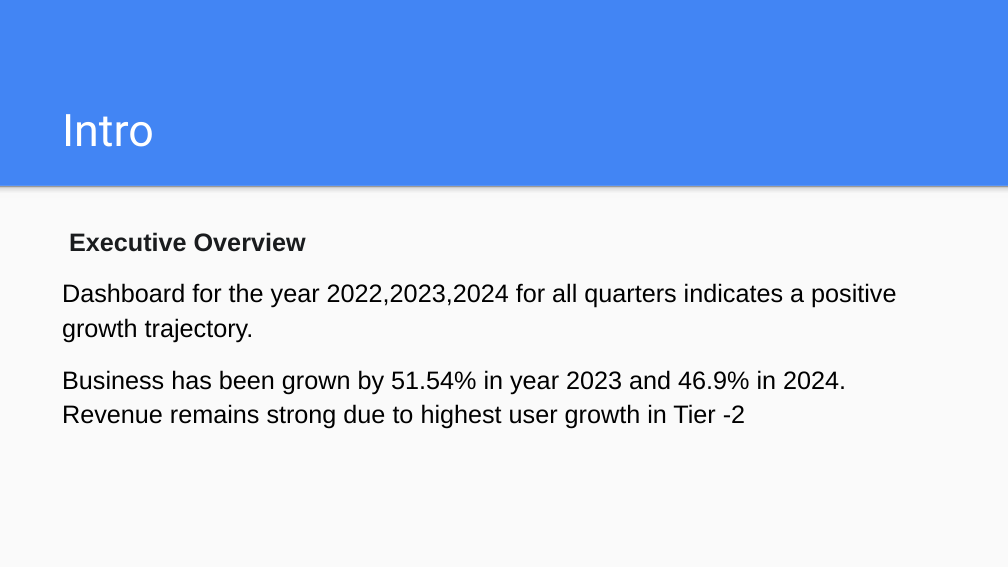
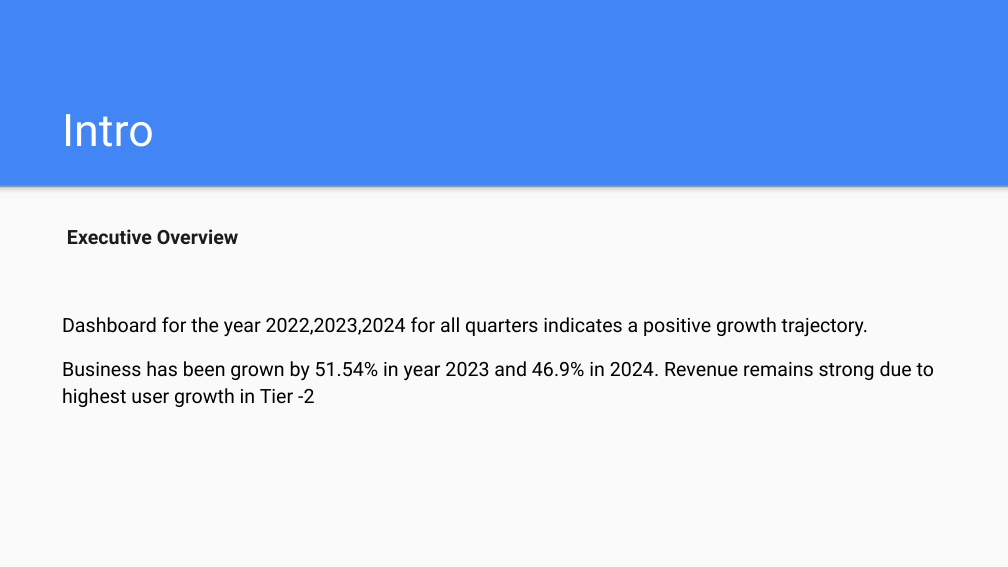
Before and after one commit to bhaleraoyuvraj11-boop/Demo1, a slide deck: slide 2 of General presentation.pptx. Drawn at 1008x567 pixels with LibreOffice and Linux fonts; fonts in the diff are those of the drawing. Boxes give left, top, right and bottom in pixels: in the first picture for what was removed or moved away, otherwise in the second. Text is boxed around its words. In the diff, an @@ line names an element or a change of style, - is before the commit and + after.

```diff
--- a/General presentation.pptx
+++ b/General presentation.pptx
@@ text "Executive Overview" at bbox=[62, 229, 934, 407]: size 18 to 14 pt, font Arial to Roboto @@
```
Also in this commit, not shown: 2 other slides changed, 6 slides added, 2 slides removed, 1 other file.
